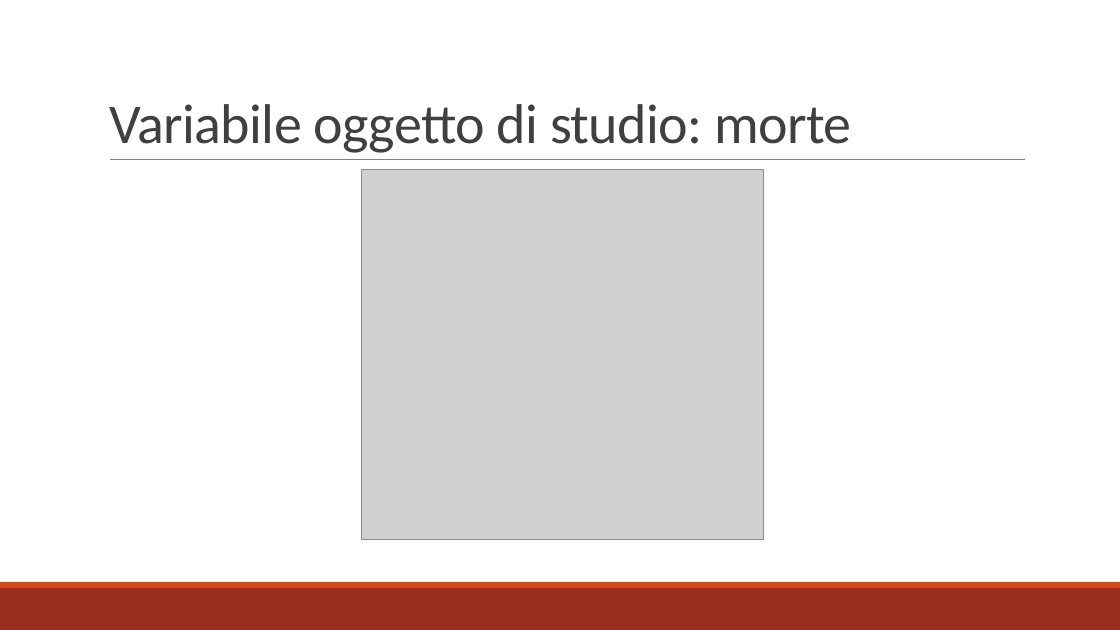
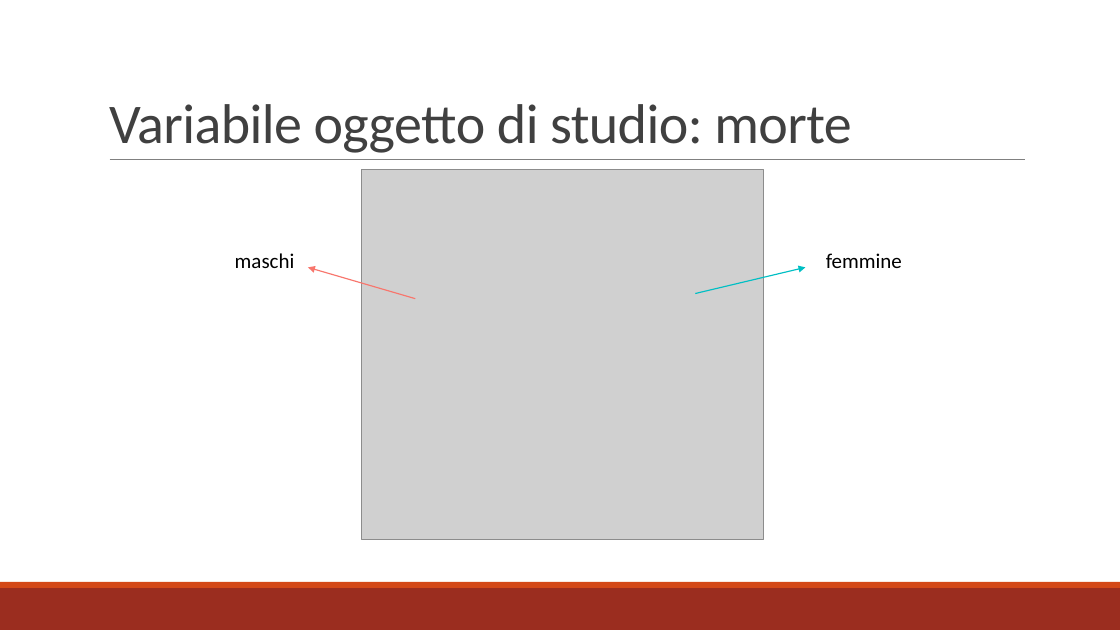
Before and after one commit to alghul96/AnalisiCdS, a slide deck: slide 4 of 2017-5 - 10 gruppo 8.pptx. Drawn at 1120x630 pixels with LibreOffice and Linux fonts; fonts in the diff are those of the drawing; grey boxes stand for pictures. Boxes give left, top, right and bottom in pixels: in the first picture for what was removed or moved away, otherwise in the second. Text is boxed around its words. In the diff, an @@ line names an element or a change of style, - is before the commit and + after.

```diff
--- a/2017-5 - 10 gruppo 8.pptx
+++ b/2017-5 - 10 gruppo 8.pptx
@@ text added at (235, 253, 295, 268), 18 pt, text #000000 @@
+maschi
@@ arrow added from (415, 299) to (308, 267), #F8766D 1 pt @@
@@ arrow added from (696, 293) to (806, 267), #00BFC4 1 pt @@
@@ text added at (826, 253, 902, 268), 18 pt, text #000000 @@
+femmine
```
Also in this commit, not shown: 2 other slides changed, 2 slides added, 4 other files.
